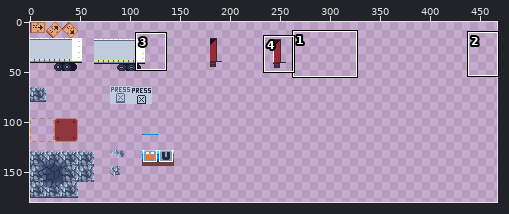
Two versions of one sprite sheet, res/gfx/entities.png. The picture above shows the old version from afar; the outline marks the close-up.
Close-up. The starting point:
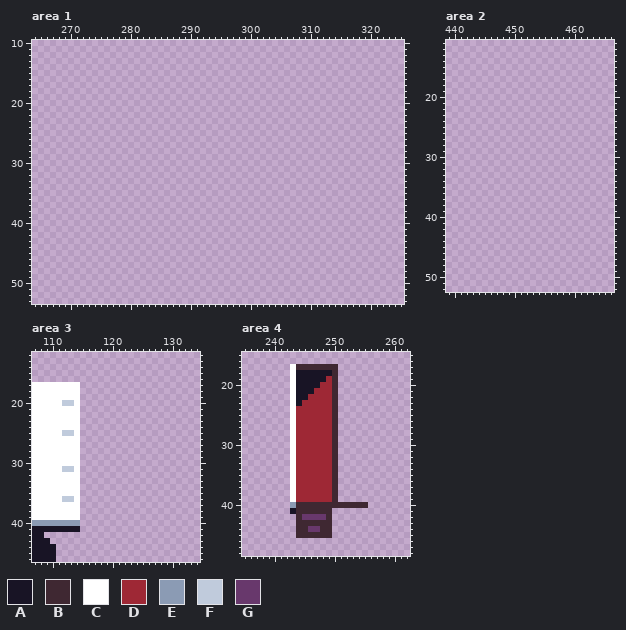
The file is 512x512 pixels. Shown: area 1: x 264..325, y 10..53; area 2: x 439..466, y 11..52; area 3: x 107..134, y 12..46; area 4: x 235..262, y 15..48. The wide view leaves out empty margins. The commit also changed other parts of the picture, which this record leaves out.
Palette (. is transparent): A #181425  B #3f2832  C #ffffff  D #9e2835  E #8b9bb4  F #c0cbdc  G #68386c
Pixels before, area 1 (only the part around the change), first column x 264:
10 .............................................................
11 .............................................................
12 .............................................................
13 .............................................................
14 .............................................................
15 .............................................................
16 .............................................................
17 .............................................................
18 .............................................................
19 .............................................................
20 .............................................................
21 .............................................................
22 .............................................................
23 .............................................................
24 .............................................................
25 .............................................................
26 .............................................................
27 .............................................................
28 .............................................................
29 .............................................................
30 .............................................................
31 .............................................................
32 .............................................................
33 .............................................................
34 .............................................................
35 .............................................................
36 .............................................................
37 .............................................................
38 .............................................................
39 .............................................................
40 .............................................................
41 .............................................................
42 .............................................................
43 .............................................................
44 .............................................................
45 .............................................................
46 .............................................................
47 .............................................................
48 .............................................................
49 .............................................................
50 .............................................................
51 .............................................................
52 .............................................................
Pixels before, area 3, first column x 107:
17 CCCCCCCC
18 CCCCCCCC
19 CCCCCCCC
20 CCCCCFFC
21 CCCCCCCC
22 CCCCCCCC
23 CCCCCCCC
24 CCCCCCCC
25 CCCCCFFC
26 CCCCCCCC
27 CCCCCCCC
28 CCCCCCCC
29 CCCCCCCC
30 CCCCCCCC
31 CCCCCFFC
32 CCCCCCCC
33 CCCCCCCC
34 CCCCCCCC
35 CCCCCCCC
36 CCCCCFFC
37 CCCCCCCC
38 CCCCCCCC
39 CCCCCCCC
40 EEEEEEEE
41 AAAAAAAA
42 AA......
43 AAA.....
44 AAAA....
45 AAAA....
46 AAAA....
Pixels before, area 4, first column x 243:
17 CBBBBBBB.....
18 CAAAAAAB.....
19 CAAAAADB.....
20 CAAAADDB.....
21 CAAADDDB.....
22 CAADDDDB.....
23 CADDDDDB.....
24 CDDDDDDB.....
25 CDDDDDDB.....
26 CDDDDDDB.....
27 CDDDDDDB.....
28 CDDDDDDB.....
29 CDDDDDDB.....
30 CDDDDDDB.....
31 CDDDDDDB.....
32 CDDDDDDB.....
33 CDDDDDDB.....
34 CDDDDDDB.....
35 CDDDDDDB.....
36 CDDDDDDB.....
37 CDDDDDDB.....
38 CDDDDDDB.....
39 CDDDDDDB.....
40 EBBBBBBBBBBBB
41 ABBBBBB......
42 .BGGGGB......
43 .BBBBBB......
44 .BBGGBB......
45 .BBBBBB......
After:
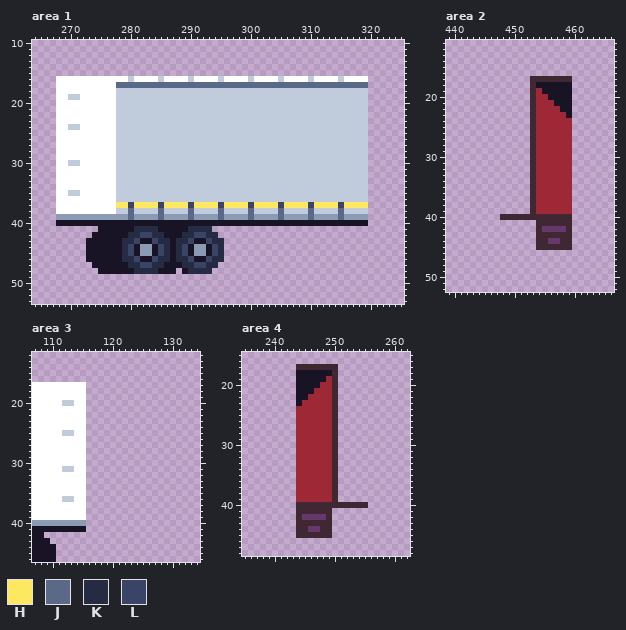
Colours new in this view: H #fee761  J #5a6988  K #262b44  L #3a4466
Difference:
Area 1:
y 16: x 268..319 .................................................... -> CCCCCCCCCCCCFCCCCFCCCCFCCCCFCCCCFCCCCFCCCCFCCCCFCCCC
y 17: x 268..319 .................................................... -> CCCCCCCCCCJJJJJJJJJJJJJJJJJJJJJJJJJJJJJJJJJJJJJJJJJJ
y 18: x 268..319 .................................................... -> CCCCCCCCCCFFFFFFFFFFFFFFFFFFFFFFFFFFFFFFFFFFFFFFFFFF
y 19: x 268..319 .................................................... -> CCFFCCCCCCFFFFFFFFFFFFFFFFFFFFFFFFFFFFFFFFFFFFFFFFFF
y 20..23: x 268..319 .................................................... -> CCCCCCCCCCFFFFFFFFFFFFFFFFFFFFFFFFFFFFFFFFFFFFFFFFFF
y 24: x 268..319 .................................................... -> CCFFCCCCCCFFFFFFFFFFFFFFFFFFFFFFFFFFFFFFFFFFFFFFFFFF
y 25..29: x 268..319 .................................................... -> CCCCCCCCCCFFFFFFFFFFFFFFFFFFFFFFFFFFFFFFFFFFFFFFFFFF
y 30: x 268..319 .................................................... -> CCFFCCCCCCFFFFFFFFFFFFFFFFFFFFFFFFFFFFFFFFFFFFFFFFFF
y 31..34: x 268..319 .................................................... -> CCCCCCCCCCFFFFFFFFFFFFFFFFFFFFFFFFFFFFFFFFFFFFFFFFFF
y 35: x 268..319 .................................................... -> CCFFCCCCCCFFFFFFFFFFFFFFFFFFFFFFFFFFFFFFFFFFFFFFFFFF
y 36: x 268..319 .................................................... -> CCCCCCCCCCFFFFFFFFFFFFFFFFFFFFFFFFFFFFFFFFFFFFFFFFFF
y 37: x 268..319 .................................................... -> CCCCCCCCCCHHLHHHHLHHHHLHHHHLHHHHLHHHHLHHHHLHHHHLHHHH
y 38: x 268..319 .................................................... -> CCCCCCCCCCFFJFFFFJFFFFJFFFFJFFFFJFFFFJFFFFJFFFFJFFFF
y 39: x 268..319 .................................................... -> EEEEEEEEEEEEJEEEEJEEEEJEEEEJEEEEJEEEEJEEEEJEEEEJEEEE
y 40: x 268..319 .................................................... -> AAAAAAAAAAAAAAAAAAAAAAAAAAAAAAAAAAAAAAAAAAAAAAAAAAAA
y 41: x 275..293 ................... -> AAAAAAKKKKAAAAAKKKK
y 42: x 274..294 ..................... -> AAAAAAKKLLKKAAAKKLLKK
y 43: x 273..295 ....................... -> AAAAAAKKLAALKKAKKLAALKK
y 44..45: x 273..295 ....................... -> AAAAAAKLAEEALKAKLAEEALK
y 46: x 273..295 ....................... -> AAAAAAKKLAALKKAKKLAALKK
y 47: x 274..294 ..................... -> AAAAAAKKLLKKAAAKKLLKK
y 48: x 275..287 ............. -> AAAAAAKKKKAAA; x 289..293 ..... -> AKKKK
Area 2:
y 17: x 453..459 ....... -> BBBBBBB
y 18: x 453..459 ....... -> BAAAAAA
y 19: x 453..459 ....... -> BDAAAAA
y 20: x 453..459 ....... -> BDDAAAA
y 21: x 453..459 ....... -> BDDDAAA
y 22: x 453..459 ....... -> BDDDDAA
y 23: x 453..459 ....... -> BDDDDDA
y 24..39: x 453..459 ....... -> BDDDDDD
y 40: x 448..459 ............ -> BBBBBBBBBBBB
y 41: x 454..459 ...... -> BBBBBB
y 42: x 454..459 ...... -> BGGGGB
y 43: x 454..459 ...... -> BBBBBB
y 44: x 454..459 ...... -> BBGGBB
y 45: x 454..459 ...... -> BBBBBB
Area 3:
y 17..39: x 115 . -> C
y 40: x 115 . -> E
y 41: x 115 . -> A
Area 4:
y 17..39: x 243 C -> .
y 40: x 243 E -> .
y 41: x 243 A -> .
Boxes around the changes in both close-ups, in picture pixels (x1, y1, x2, y2):
added: (56, 76, 368, 274)
added: (500, 76, 572, 250)
added: (80, 382, 86, 532)
erased: (290, 364, 296, 514)
